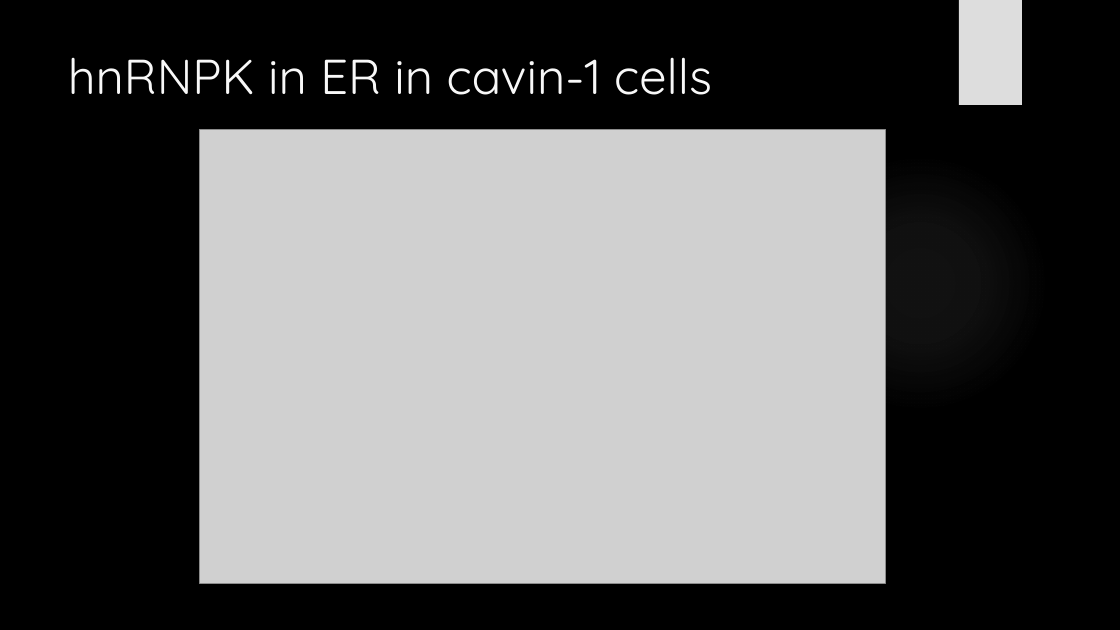
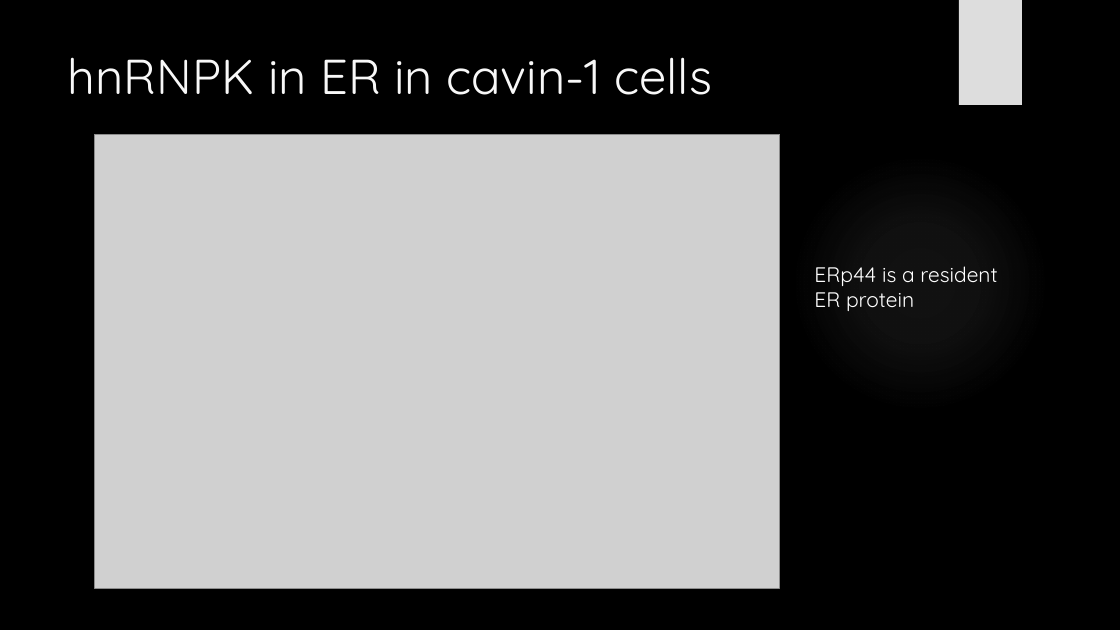
Before and after one commit to HarleyRobinson/Honours2, a slide deck: slide 16 of BackgroundInfo/CollCombBiol.pptx. Drawn at 1120x630 pixels with LibreOffice and Linux fonts; fonts in the diff are those of the drawing; grey boxes stand for pictures; background and template pictures are left out. Boxes give left, top, right and bottom in pixels: in the first picture for what was removed or moved away, otherwise in the second. Text is boxed around its words. In the diff, an @@ line names an element or a change of style, - is before the commit and + after.

```diff
--- a/BackgroundInfo/CollCombBiol.pptx
+++ b/BackgroundInfo/CollCombBiol.pptx
@@ picture: place and size @@
-picture at (200, 129, 886, 584)
+picture at (94, 134, 780, 589)
@@ text added at (814, 266, 997, 311), 18 pt, text #FFFFFF @@
+ERp44 is a resident
+ER protein
```
Also in this commit, not shown: 11 other slides changed, 1 other file.
